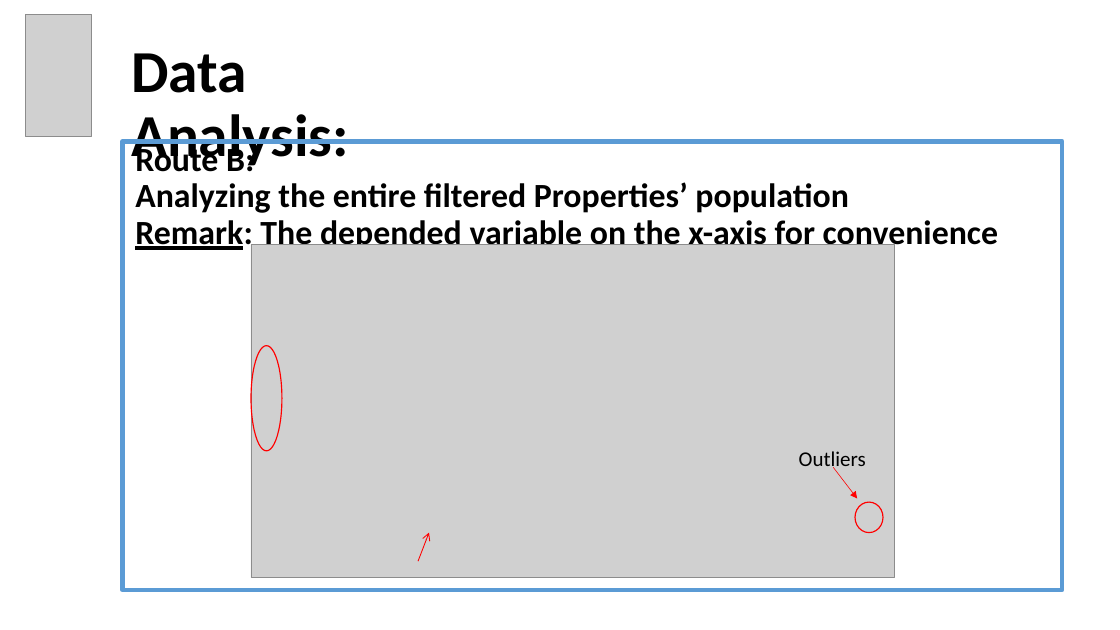
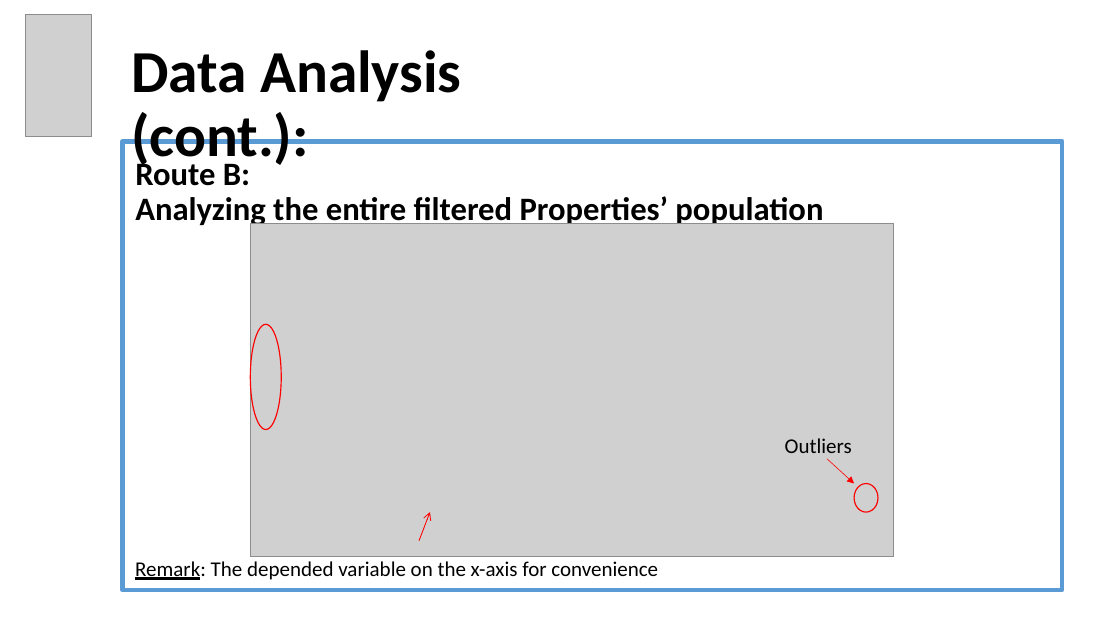
Before and after one commit to OdedMark/DataAnalystCourseFinalProject, a slide deck: slide 12 of Final Project Data Analyst Program Hebrew University of Jerusalem.pptx (slide 10 before the commit). Drawn at 1120x630 pixels with LibreOffice and Linux fonts; fonts in the diff are those of the drawing; grey boxes stand for pictures. Boxes give left, top, right and bottom in pixels: in the first picture for what was removed or moved away, otherwise in the second. Text is boxed around its words. In the diff, an @@ line names an element or a change of style, - is before the commit and + after.

```diff
--- a/Final Project Data Analyst Program Hebrew University of Jerusalem.pptx
+++ b/Final Project Data Analyst Program Hebrew University of Jerusalem.pptx
@@ title at (x1=131, y1=50, x2=462, y2=171): text changed @@
-Data Analysis:
+Data Analysis (cont.):
@@ text "Route B:" at (x1=135, y1=158, x2=823, y2=228): size 29 to 28 pt @@
@@ text at (x1=135, y1=216, x2=998, y2=252): paragraph removed @@
-Remark: The depended variable on the x-axis for convenience
@@ 1 picture, 1 arrow, 1 ellipse moved together from (x1=251, y1=245, x2=895, y2=578) to (x1=250, y1=223, x2=894, y2=556) @@
@@ text "Outliers" rewrapped from (x1=799, y1=451, x2=866, y2=473) to (x1=785, y1=438, x2=852, y2=453) @@
@@ arrow moved from (833, 467) - (857, 499) to (828, 459) - (854, 484) @@
@@ ellipse resized from (x1=855, y1=502, x2=883, y2=533) to (x1=854, y1=484, x2=878, y2=513) @@
@@ text added at (x1=135, y1=561, x2=658, y2=580), 18 pt, text #000000 @@
+Remark: The depended variable on the x-axis for convenience
```
Also in this commit, not shown: 11 other slides changed, 3 slides added.
